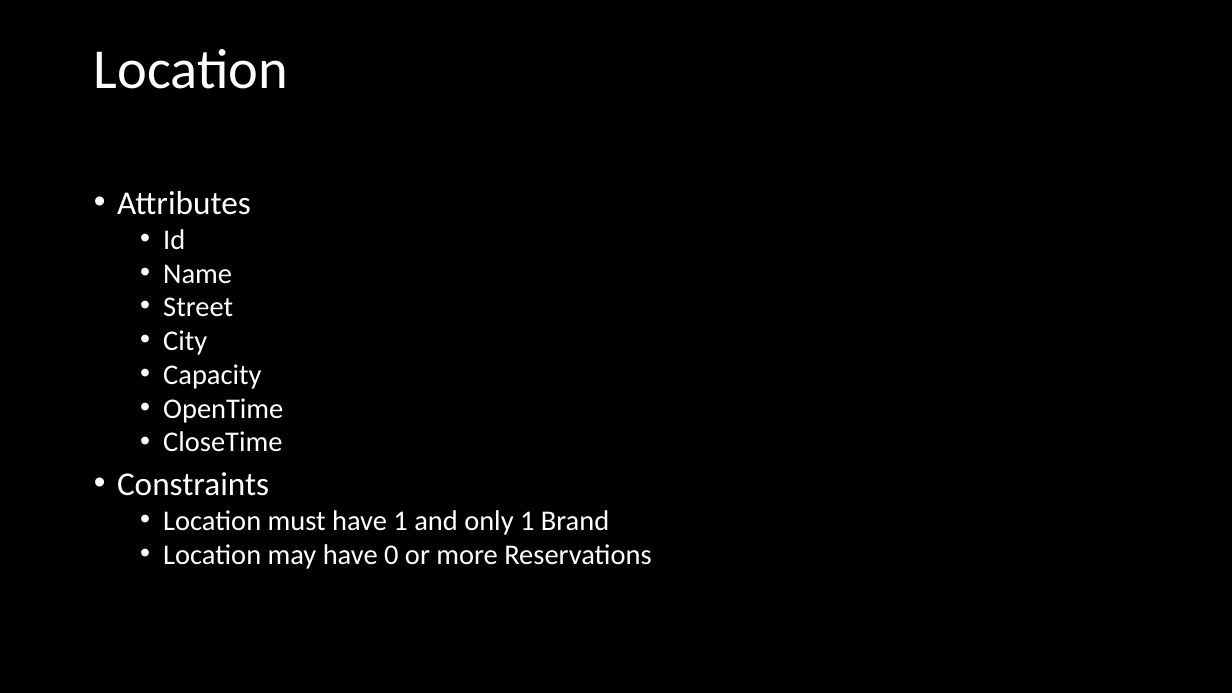
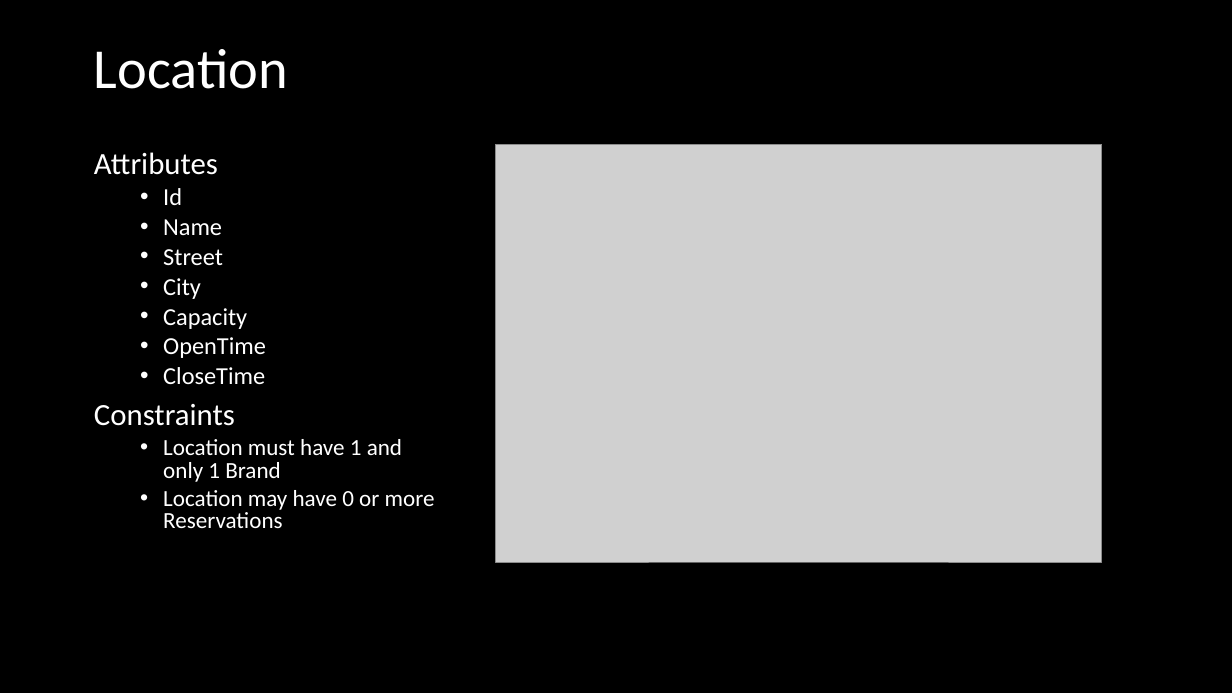
Before and after one commit to Luke4Parker/ReservationSystem, a slide deck: slide 11 of ReservationSystem/ReservationSystem/Reservation System.pptx (slide 10 before the commit). Drawn at 1232x693 pixels with LibreOffice and Linux fonts; fonts in the diff are those of the drawing; grey boxes stand for pictures; background and template pictures are left out. Boxes give left, top, right and bottom in pixels: in the first picture for what was removed or moved away, otherwise in the second. Text is boxed around its words. In the diff, an @@ line names an element or a change of style, - is before the commit and + after.

```diff
--- a/ReservationSystem/ReservationSystem/Reservation System.pptx
+++ b/ReservationSystem/ReservationSystem/Reservation System.pptx
@@ text "Attributes": place and size @@
-text "Attributes" at bbox=[117, 191, 651, 569]
+text "Attributes" at bbox=[94, 152, 435, 528]
@@ text "Attributes" at bbox=[94, 152, 435, 528]: size 25.9 to 24 pt in "Attributes", "Constraints"; size 22.2 to 19 pt in "Id", "Name", "Street", "City" and 3 more places; size 22.2 to 18 pt in "Location must have 1 and only 1 ...", "Location may have 0 or more Reservations"; bullet • to none @@
@@ picture added at bbox=[495, 144, 1102, 562] @@
```
Also in this commit, not shown: 11 other slides changed, 2 slides added, 1 slide removed, 4 other files.
